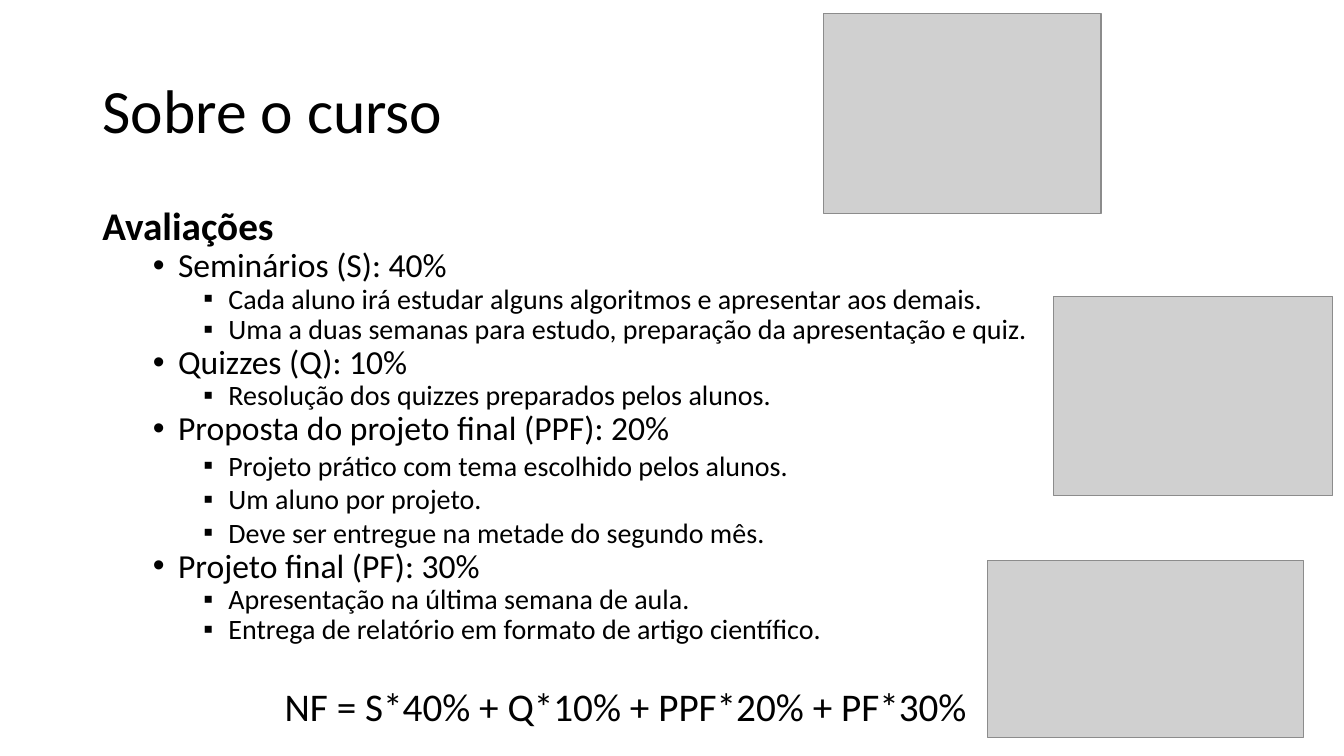
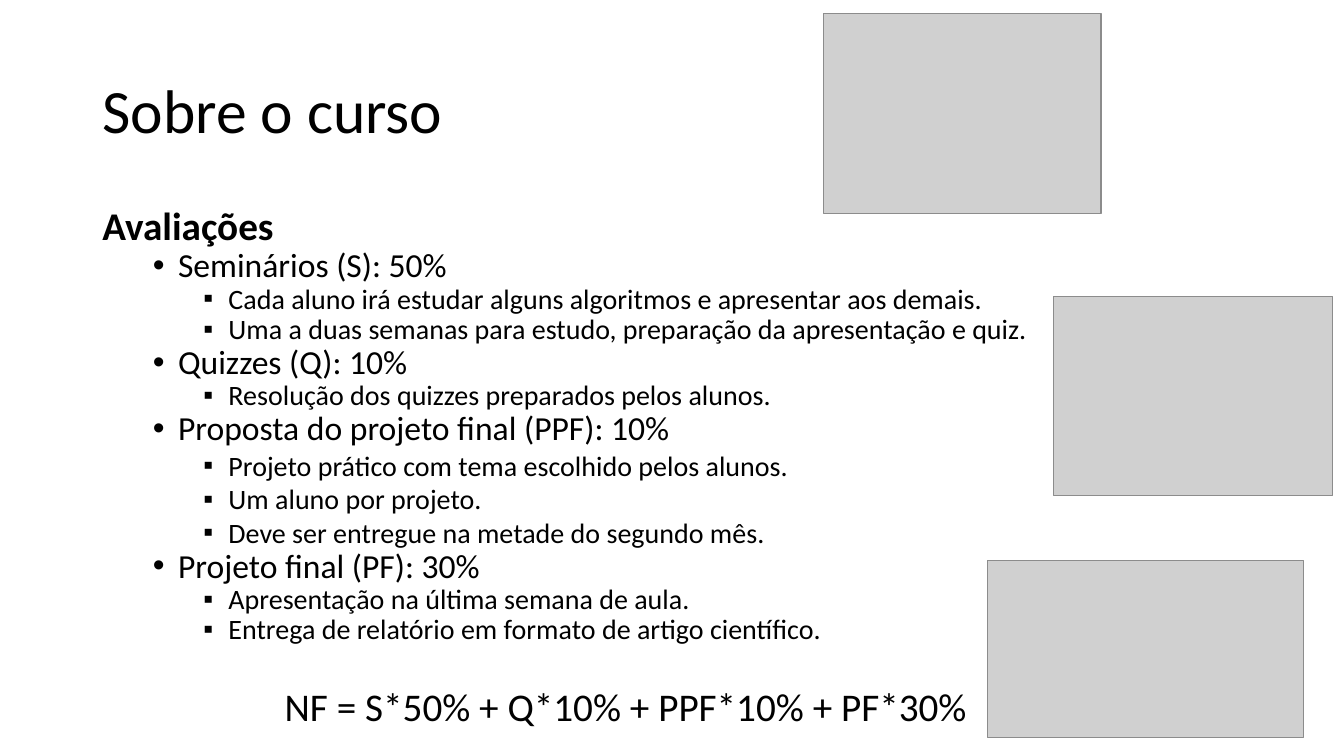
Before and after one commit to zz4fap/tp558-adv-ml, a slide deck: slide 6 of slides/TP558_1_Introdução_ao_curso.pptx. Drawn at 1344x756 pixels with LibreOffice and Linux fonts; fonts in the diff are those of the drawing; grey boxes stand for pictures. Boxes give left, top, right and bottom in pixels: in the first picture for what was removed or moved away, otherwise in the second. Text is boxed around its words. In the diff, an @@ line names an element or a change of style, - is before the commit and + after.

Commit message:
update of slides

```diff
--- a/slides/TP558_1_Introdução_ao_curso.pptx
+++ b/slides/TP558_1_Introdução_ao_curso.pptx
@@ text at bbox=[178, 252, 447, 282]: text changed @@
-  • Seminários (S): 40%
+  • Seminários (S): 50%
@@ text at bbox=[178, 415, 669, 446]: text changed @@
-  • Proposta do projeto final (PPF): 20%
+  • Proposta do projeto final (PPF): 10%
@@ text at bbox=[285, 693, 966, 727]: text changed @@
-NF = S*40% + Q*10% + PPF*20% + PF*30%
+NF = S*50% + Q*10% + PPF*10% + PF*30%
```
Also in this commit, not shown: 1 other file.
